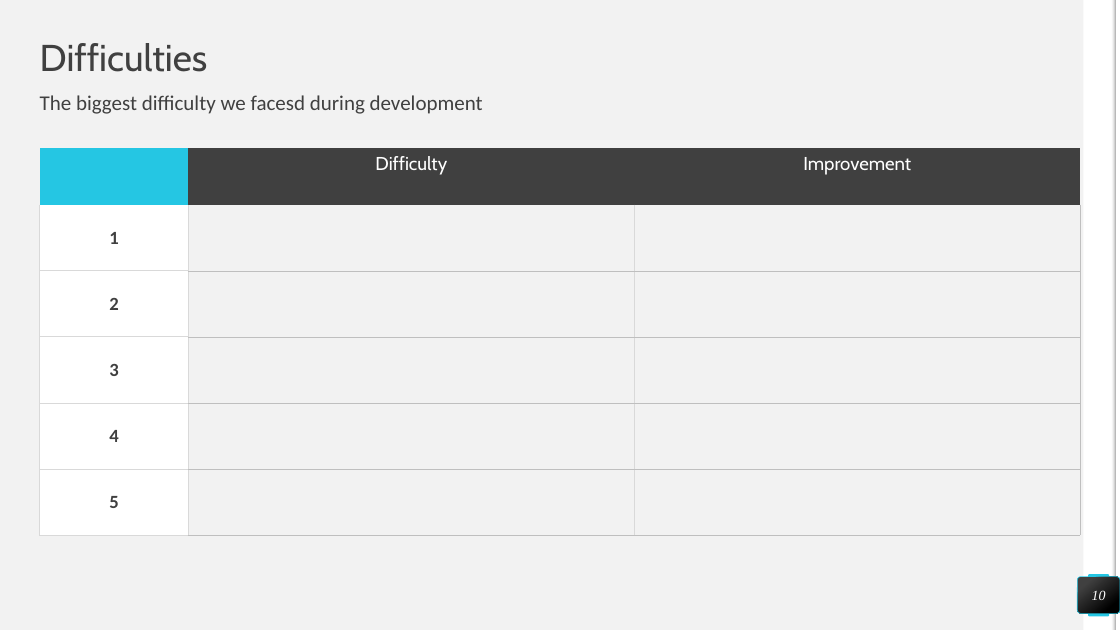
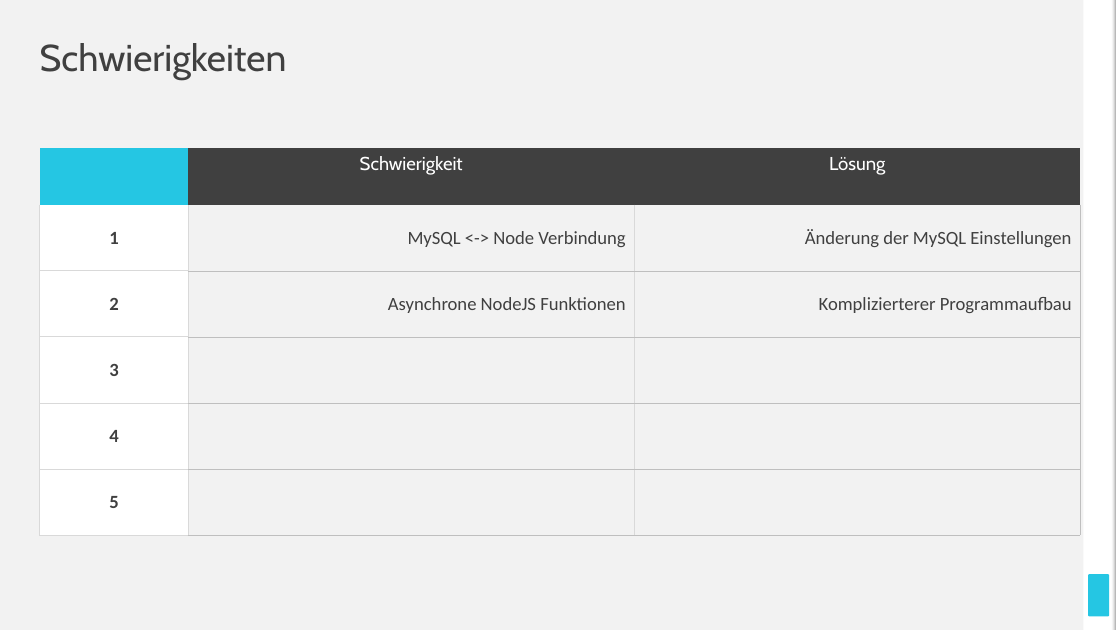
Before and after one commit to CrossField1973/NodejsMessageTranslator, a slide deck: slide 7 of TTranslator.pptx (slide 10 before the commit). Drawn at 1120x630 pixels with LibreOffice and Linux fonts; fonts in the diff are those of the drawing. Boxes give left, top, right and bottom in pixels: in the first picture for what was removed or moved away, otherwise in the second. Text is boxed around its words. In the diff, an @@ line names an element or a change of style, - is before the commit and + after.

```diff
--- a/TTranslator.pptx
+++ b/TTranslator.pptx
@@ title at (40,43,287,80): text changed @@
-Difficulties
+Schwierigkeiten
@@ text removed at (40,95,483,114) @@
-The biggest difficulty we facesd during development
@@ table at (39,149,1081,536) @@
-row 1, column 2: Difficulty
+row 1, column 2: Schwierigkeit
-row 1, column 3: Improvement
+row 1, column 3: Lösung
-row 2, column 2: 
+row 2, column 2: MySQL <-> Node Verbindung
-row 2, column 3: 
+row 2, column 3: Änderung der MySQL Einstellungen
-row 3, column 2: 
+row 3, column 2: Asynchrone NodeJS Funktionen
-row 3, column 3: 
+row 3, column 3: Komplizierterer Programmaufbau
@@ page number removed at (1078,576,1120,613) @@
-10
```
Also in this commit, not shown: 5 other slides changed, 4 slides added, 7 slides removed.
